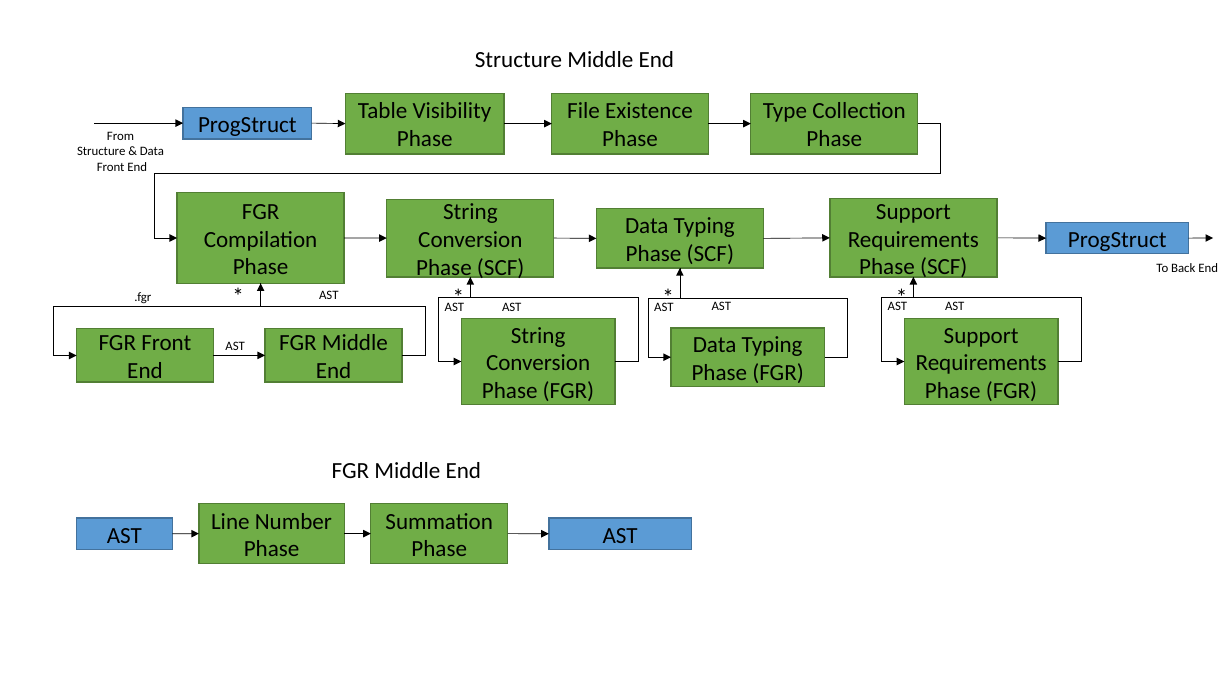
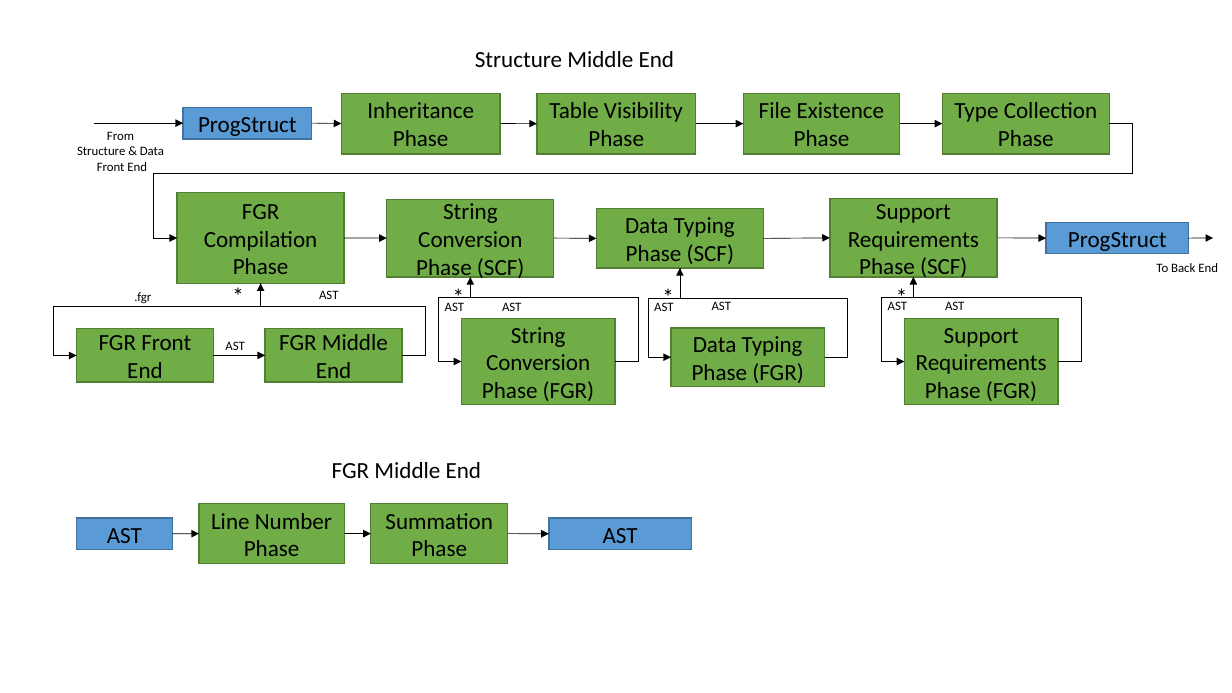
Before and after one commit to higgsch/Frogger, a slide deck: slide 2 of Frogger Support Files/Compiler Overview.pptx. Drawn at 1232x693 pixels with LibreOffice and Linux fonts; fonts in the diff are those of the drawing. Boxes give left, top, right and bottom in pixels: in the first picture for what was removed or moved away, otherwise in the second. Text is boxed around its words. In the diff, an @@ line names an element or a change of style, - is before the commit and + after.

```diff
--- a/Frogger Support Files/Compiler Overview.pptx
+++ b/Frogger Support Files/Compiler Overview.pptx
@@ rectangle added at box(341, 93, 500, 154), fill #70AD47, outline #538035 1 pt, 18 pt, text #000000 @@
+Inheritance Phase
@@ elbow arrow moved from (918, 124) - (177, 238) to (1110, 124) - (177, 238) @@
@@ arrow added from (311, 123) to (341, 124), #000000 0.5 pt @@
@@ 3 rectangles, 3 arrows: place and size @@
-3 rectangles, 3 arrows at box(311, 93, 919, 154)
+3 rectangles, 3 arrows at box(500, 93, 1110, 154)
```
Also in this commit, not shown: 1 other slide changed, 2 other files.
